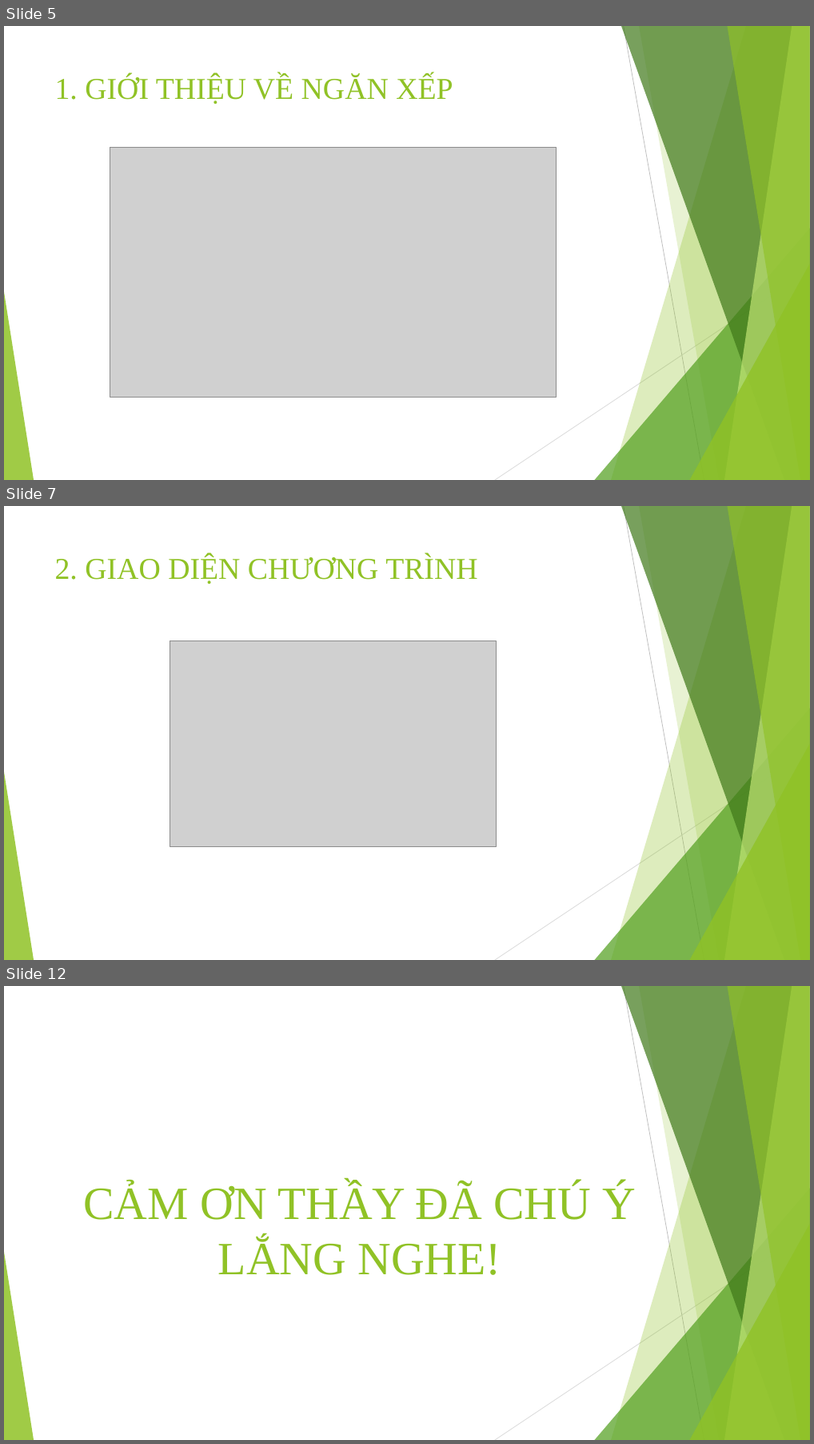
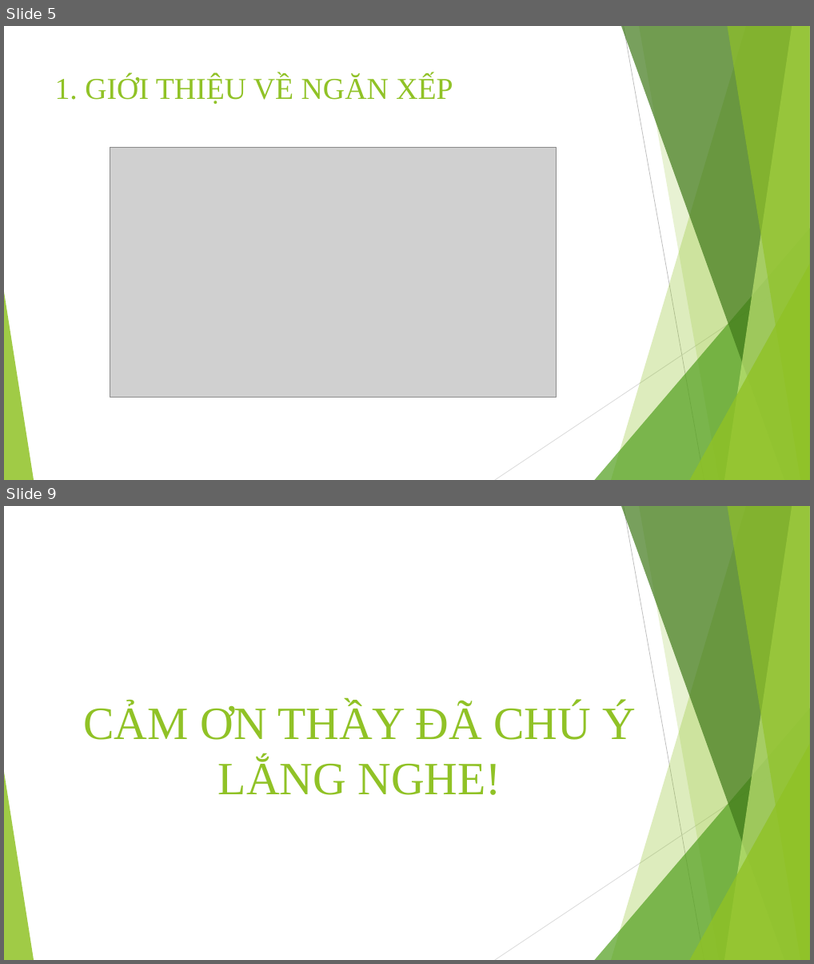
Before and after one commit to trungpham2701/CTDL-GT-Sudoku, a slide deck: BaoCaoCTDL.pptx. Shown one above the other, each under a label of ours: slides 5, 7 and 12 before the commit, slides 5 and 9 after it; the slides between them are not shown. The pictures are 814x1444 and 814x964 pixels, drawn with LibreOffice and Linux fonts; fonts in the diff are those of the drawing; grey boxes stand for pictures. Boxes give left, top, right and bottom in pixels: in the first picture for what was removed or moved away, otherwise in the second. Text is boxed around its words. In the diff, an @@ line names an element or a change of style, - is before the commit and + after.

```diff
--- a/BaoCaoCTDL.pptx
+++ b/BaoCaoCTDL.pptx
@@ slide 7 removed at [4,506,810,960], background #FFFFFF; not listed: 10 template elements that a slide beside it also shows @@
@@ title removed at [55,556,478,584] @@
-2. GIAO DIỆN CHƯƠNG TRÌNH
@@ picture removed at [170,641,497,847] @@
@@ what was slide 12 is now slide 9 @@
```
Also in this commit, not shown: 4 slides changed, 1 slide added, 3 other slides removed.
